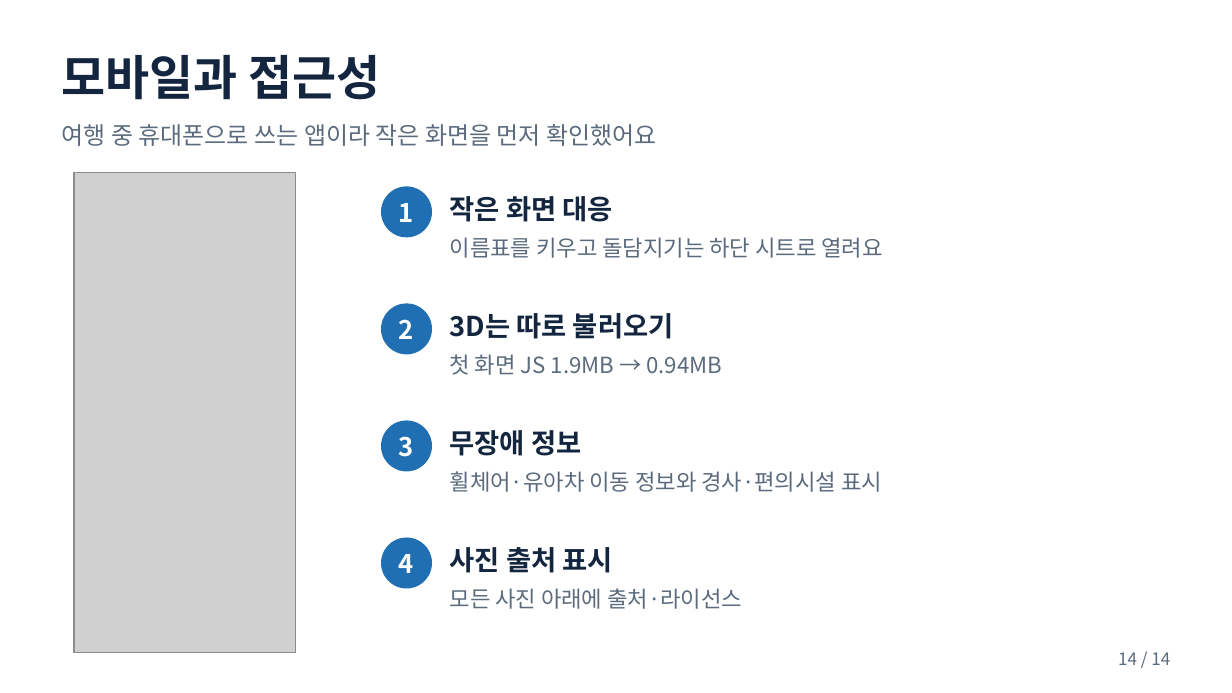
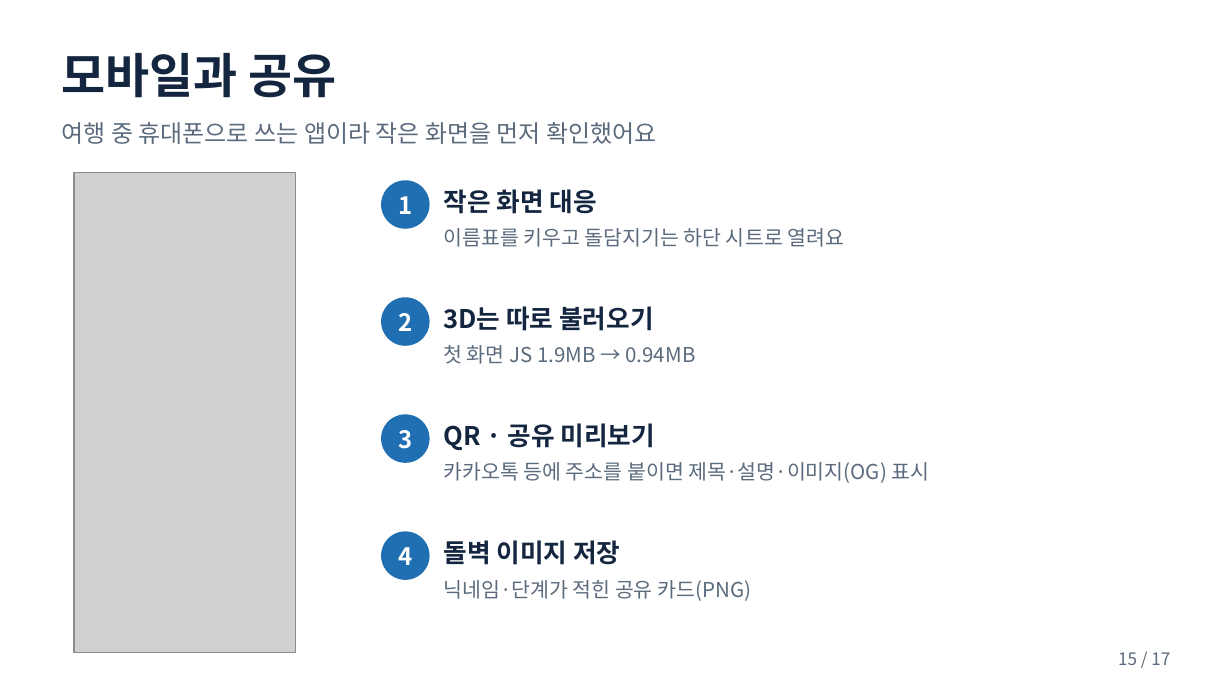
Before and after one commit to pjhjustin2430-cmd/doldam-today-jeju, a slide deck: slide 15 of docs/돌담오늘_발표자료.pptx (slide 14 before the commit). Drawn at 1232x693 pixels with LibreOffice and Linux fonts; fonts in the diff are those of the drawing; grey boxes stand for pictures. Boxes give left, top, right and bottom in pixels: in the first picture for what was removed or moved away, otherwise in the second. Text is boxed around its words. In the diff, an @@ line names an element or a change of style, - is before the commit and + after.

```diff
--- a/docs/돌담오늘_발표자료.pptx
+++ b/docs/돌담오늘_발표자료.pptx
@@ text at (62, 53, 336, 98): text changed @@
-모바일과 접근성
+모바일과 공유
@@ text "작은 화면 대응" at (443, 189, 596, 214): size 16 to 15 pt @@
@@ text "이름표를 키우고 돌담지기는 하단 시트로 ...": place and size @@
-text "이름표를 키우고 돌담지기는 하단 시트로 ..." at (450, 237, 882, 258)
+text "이름표를 키우고 돌담지기는 하단 시트로 ..." at (443, 228, 845, 247)
@@ text "이름표를 키우고 돌담지기는 하단 시트로 ..." at (443, 228, 845, 247): size 13 to 12 pt @@
@@ text "3D는 따로 불러오기" at (443, 306, 653, 331): size 16 to 15 pt @@
@@ text "첫 화면 JS 1.9MB → ..." at (443, 345, 696, 364): size 13 to 12 pt @@
@@ text "첫 화면 JS 1.9MB → ...": place and size @@
-text "첫 화면 JS 1.9MB → ..." at (450, 354, 722, 375)
+text "첫 화면 JS 1.9MB → ..." at (443, 345, 696, 364)
@@ text at (443, 423, 655, 450): text changed; size 16 to 15 pt @@
-무장애 정보
+QR · 공유 미리보기
@@ text at (443, 462, 930, 483): text changed; size 13 to 12 pt @@
-휠체어·유아차 이동 정보와 경사·편의시설 표시
+카카오톡 등에 주소를 붙이면 제목·설명·이미지(OG) 표시
@@ size 15 to 14 pt in 4 elements at (398, 196, 412, 214), (398, 313, 412, 331), (398, 430, 412, 449), (398, 547, 412, 565) @@
@@ 4 ellipses: place and size @@
-4 ellipses at (382, 187, 431, 588)
+4 ellipses at (382, 181, 429, 579)
@@ text at (443, 540, 620, 565): text changed; size 16 to 15 pt @@
-사진 출처 표시
+돌벽 이미지 저장
@@ text at (443, 580, 751, 601): text changed; size 13 to 12 pt @@
-모든 사진 아래에 출처·라이선스
+닉네임·단계가 적힌 공유 카드(PNG)
@@ text at (1118, 652, 1170, 665): text changed @@
-14 / 14
+15 / 17
```
Also in this commit, not shown: 7 other slides changed, 9 slides added, 6 slides removed, 8 other files.
